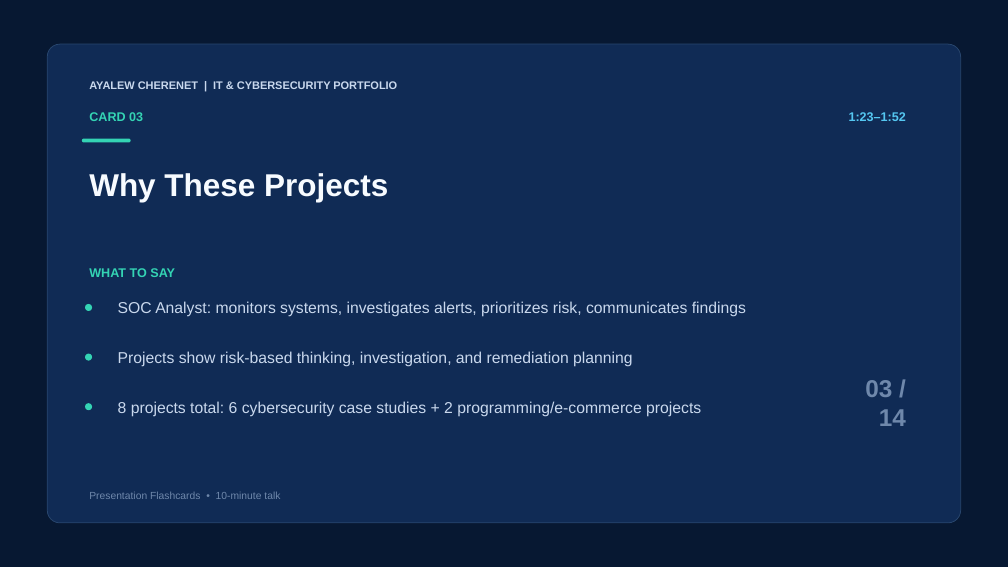
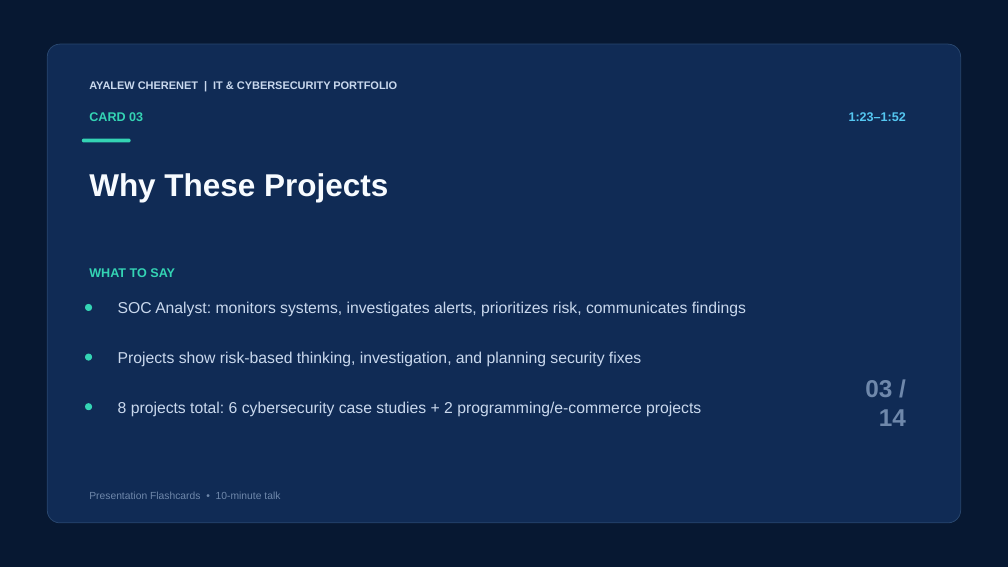
Before and after one commit to AyalewG8/cybersecurity-portfolio, a slide deck: slide 3 of assets/Ayalew_Cherenet_Portfolio_Presentation_Flashcards.pptx. Drawn at 1008x567 pixels with LibreOffice and Linux fonts; fonts in the diff are those of the drawing. Boxes give left, top, right and bottom in pixels: in the first picture for what was removed or moved away, otherwise in the second. Text is boxed around its words. In the diff, an @@ line names an element or a change of style, - is before the commit and + after.

Commit message:
Use plain language for remediation planning in presentation

```diff
--- a/assets/Ayalew_Cherenet_Portfolio_Presentation_Flashcards.pptx
+++ b/assets/Ayalew_Cherenet_Portfolio_Presentation_Flashcards.pptx
@@ text at <box>118,351,641,367</box>: text changed @@
-Projects show risk-based thinking, investigation, and remediation planning
+Projects show risk-based thinking, investigation, and planning security fixes
```
